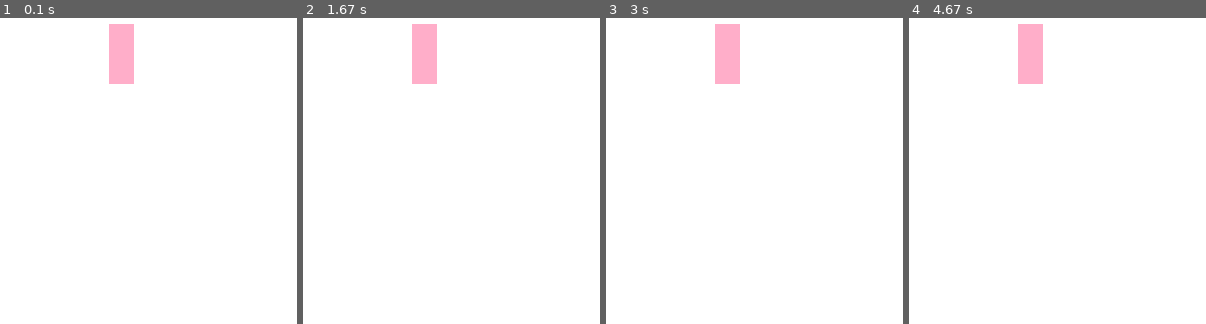
Above: before the commit, frames 1-4 (left to right).
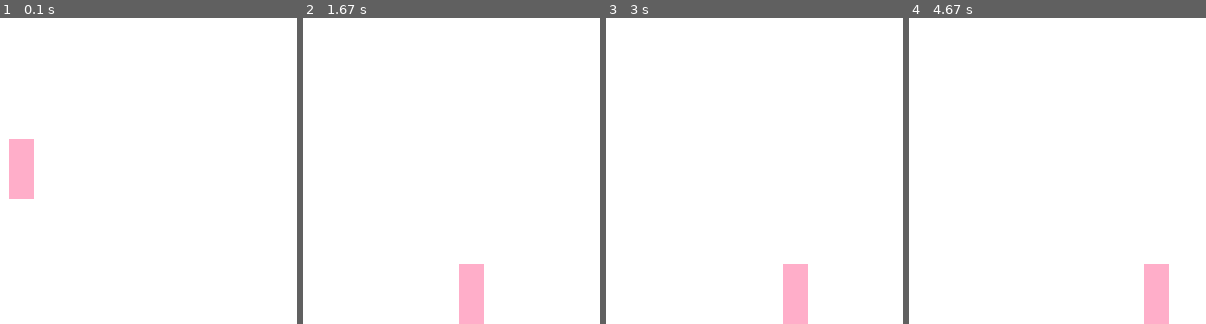
Above: after the commit, the same moments.

Repository: Stratocasterr/Icy-Tower-in-Python
Game: pygame game, started from pygame_template.py
The game is run twice, just before and just after one commit, with the same random seed, the same clock (stepped at 60 frames per second) and the same inputs.
Inputs:
- Up to frame 1 (0.1 s): no input
- Up to frame 2 (1.67 s): hold Right 0.33-0.8 s; hold Right 0.83-1.3 s; hold Left from 1.33 s (still down)
- Up to frame 3 (3 s): release Left at 1.87 s; hold Left 1.9-2.3 s; hold Right 2.33-2.97 s
- Up to frame 4 (4.67 s): tap Space at 3 s; hold Left 3.33-3.8 s; hold Right 3.83-4.3 s; hold Right from 4.33 s (still down)

The runs differ from the first frame. In frame 1, 3.3% of the frame differs, in the area x 3-46%, y 1-60%; in frame 2, 3.3%; in frame 3, 3.3%; in frame 4, 3.3%.

Commit message:
Icy-10/zaimplementowac_ruch_postaci_poprawka#2

Diff:
--- a/core/app_config.py
+++ b/core/app_config.py
@@ -8,3 +8,4 @@
     SCREEN_HEIGHT: int = 800
     PLAYER_WIDTH: int = 20
     PLAYER_HEIGHT: int = 60
+    GRAVITY: int = 1
--- a/pygame_template.py
+++ b/pygame_template.py
@@ -4,7 +4,6 @@
 
 from core.app_colors import AppColors
 from core.app_config import AppConfig
-
 
 # Initialize basic pygame stuff
 pygame.font.init()
@@ -20,29 +19,54 @@
         self.height = AppConfig.PLAYER_HEIGHT
         self.rect = pygame.Rect(starting_x, starting_y, self.width, self.height)
         self.image = AppAssets.player
+        self.gravity = AppConfig.GRAVITY
+        self.run_speed = 1
+        self.jump_speed = 40
+        self.run_acceleration = 0
+
+        # Right :1 / Left :-1
+        self.moving_direction = 0
 
     def get_pygame_rect(self):
         return pygame.rect(self.pos[0], self.pos[1], self.width, self.height)
 
+
 class GameView:
     def __init__(self):
         self.is_running = True
-        self.player = Player(starting_x=500, starting_y=500)
+        self.player = Player(starting_x=400, starting_y=600)
         self.game_loop()
 
     def game_loop(self):
         while self.is_running:
             CLOCK.tick(AppConfig.FPS)
-
+            self.gravity()
             self.handle_events()
             self.handle_pressed_keys()
             self.redraw_window()
 
     def redraw_window(self):
+
         WIN.fill(AppColors.WHITE)
         WIN.blit(self.player.image, (self.player.rect.x, self.player.rect.y))
         pygame.display.update()
-        print("hello")
+
+    # Gravity
+    def gravity(self):
+        previous_y = self.player.rect.y
+        if self.player.rect.y < AppConfig.SCREEN_HEIGHT - AppConfig.PLAYER_HEIGHT:
+            self.player.rect.y += self.player.gravity
+
+        else:
+            self.player.rect.y = AppConfig.SCREEN_HEIGHT - AppConfig.PLAYER_HEIGHT
+
+        if previous_y != self.player.rect.y:
+            self.player.gravity += 1
+        else:
+            self.player.gravity = AppConfig.GRAVITY
+
+
+
 
     def handle_events(self):
         for event in pygame.event.get():
@@ -52,8 +76,45 @@
 
     def handle_pressed_keys(self):
         pressed_keys = pygame.key.get_pressed()
-        if pressed_keys[pygame.K_LEFT]:
-            pass
+
+        # R/L moves + acceleration
+
+        if pressed_keys[pygame.K_RIGHT]:
+
+            if self.player.rect.x + self.player.run_speed + self.player.run_acceleration > AppConfig.SCREEN_WIDTH - AppConfig.PLAYER_WIDTH:
+                self.player.rect.x = AppConfig.SCREEN_WIDTH - AppConfig.PLAYER_WIDTH
+                self.player.run_acceleration = 0
+            else:
+                self.player.rect.x += self.player.run_speed + self.player.run_acceleration
+
+            if self.player.moving_direction == 1:
+                self.player.run_acceleration += 0.2
+            else:
+                self.player.run_acceleration = 0
+            self.player.moving_direction = 1
+
+        elif pressed_keys[pygame.K_LEFT]:
+
+            if self.player.rect.x - (self.player.run_speed + self.player.run_acceleration) < 0:
+                self.player.rect.x = 0
+                self.player.run_acceleration = 0
+            else:
+                self.player.rect.x -= self.player.run_speed + self.player.run_acceleration
+            if self.player.moving_direction == -1:
+                self.player.run_acceleration += 0.2
+            else:
+                self.player.run_acceleration = 0
+
+            self.player.moving_direction = -1
+
+        # Jumping
+        if pressed_keys[pygame.K_SPACE]:
+            self.player.rect.y += -self.player.jump_speed
+
+        # Acceleretion = 0 when player stoped
+        if (pressed_keys[pygame.K_RIGHT] == False and self.player.moving_direction == 1) or (
+                pressed_keys[pygame.K_LEFT] == False and self.player.moving_direction == -1):
+            self.player.run_acceleration = 0
 
 
 def main():
